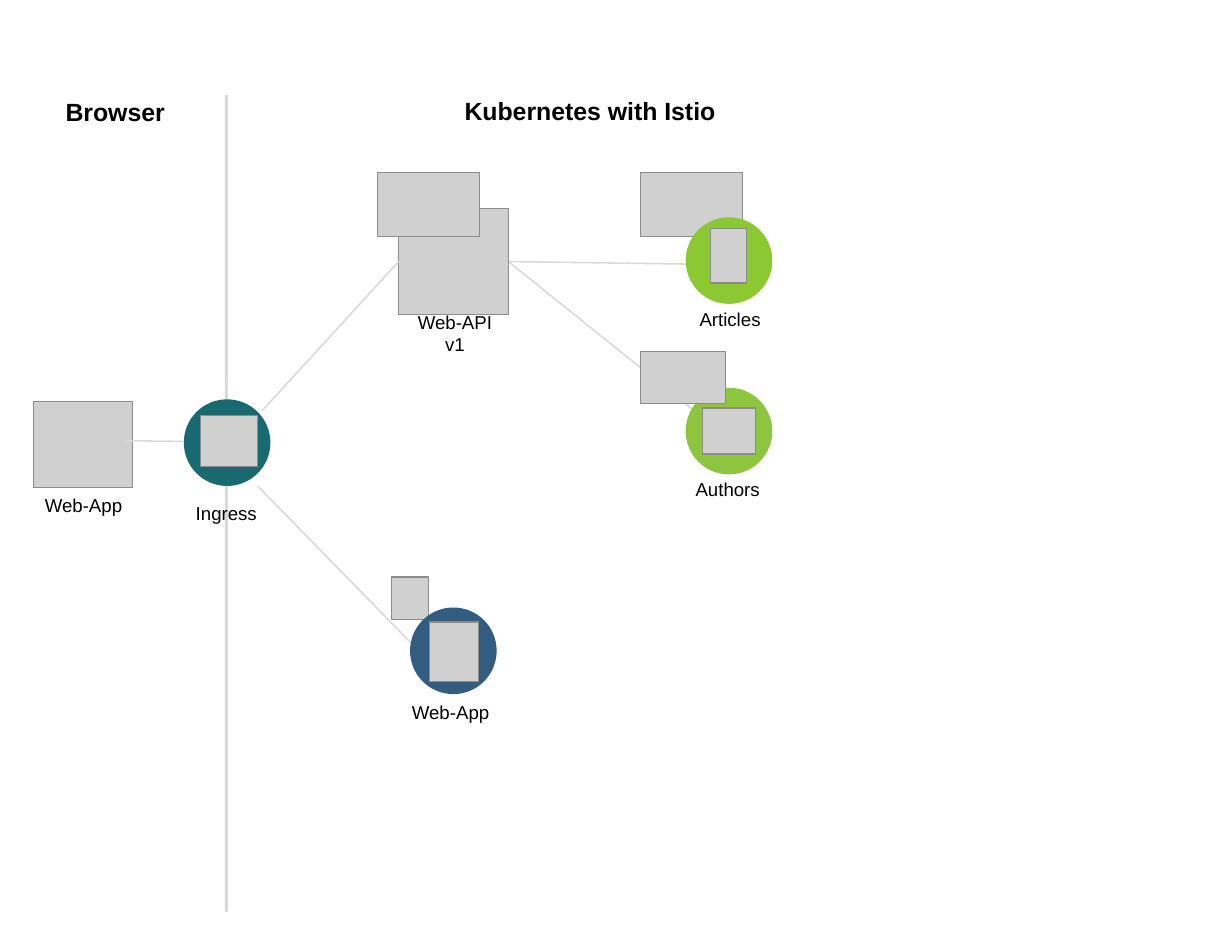
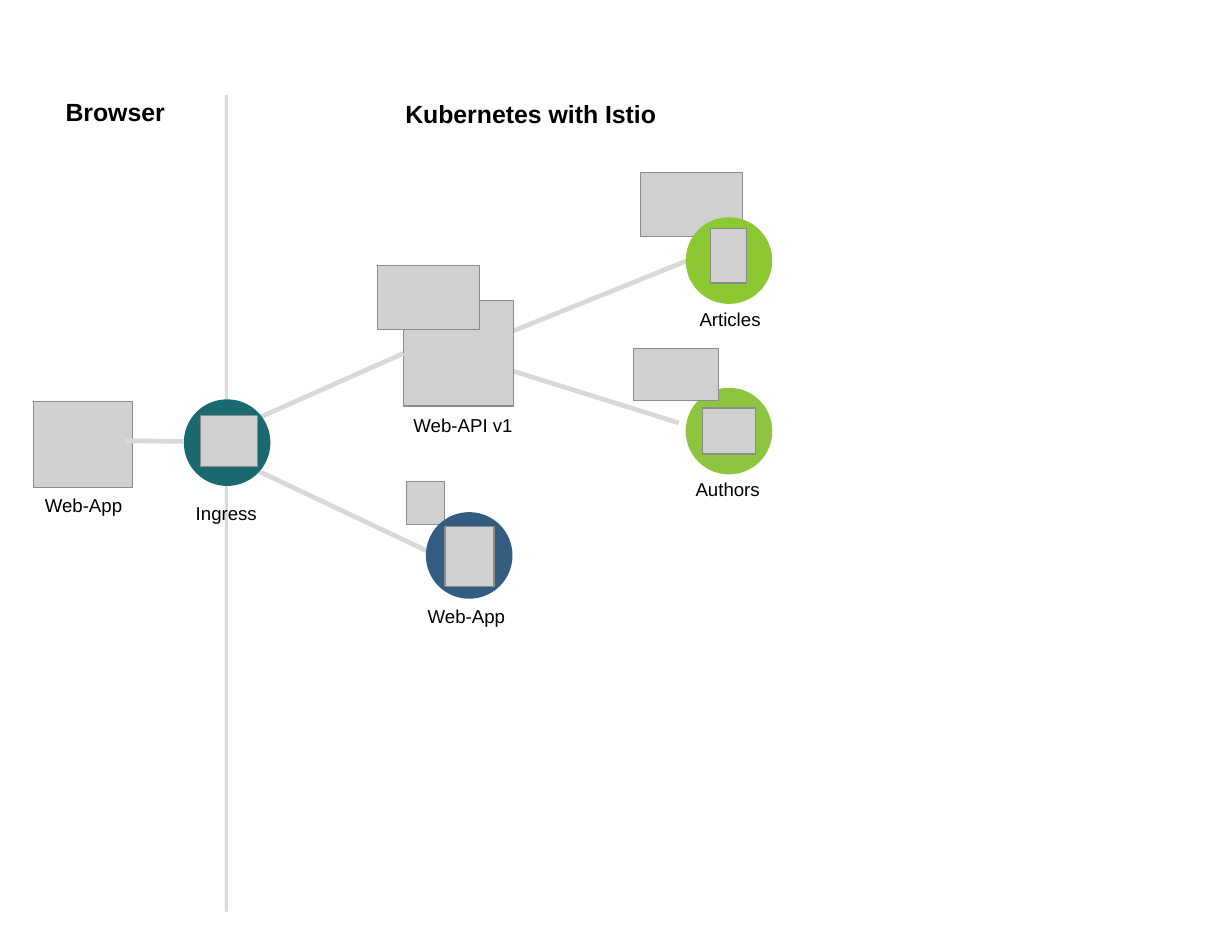
Before and after one commit to IBM/cloud-native-starter, a slide deck: slide 3 of workshop/images/architecture.pptx. Drawn at 1232x952 pixels with LibreOffice and Linux fonts; fonts in the diff are those of the drawing; grey boxes stand for pictures. Boxes give left, top, right and bottom in pixels: in the first picture for what was removed or moved away, otherwise in the second. Text is boxed around its words. In the diff, an @@ line names an element or a change of style, - is before the commit and + after.

```diff
--- a/workshop/images/architecture.pptx
+++ b/workshop/images/architecture.pptx
@@ text "Kubernetes with Istio": place and size @@
-text "Kubernetes with Istio" at bbox=[465, 102, 715, 121]
+text "Kubernetes with Istio" at bbox=[405, 105, 656, 124]
@@ picture: place and size @@
-picture at bbox=[377, 172, 479, 236]
+picture at bbox=[377, 265, 479, 329]
@@ line moved from (726, 264) - (508, 262) to (689, 260) - (468, 349) @@
@@ line (689, 260) - (468, 349): stroke #D9D9D9 1 pt to #D9D9D9 3 pt @@
@@ picture: place and size @@
-picture at bbox=[399, 209, 508, 315]
+picture at bbox=[403, 300, 513, 405]
@@ line moved from (262, 410) - (399, 262) to (231, 430) - (403, 353) @@
@@ line (231, 430) - (403, 353): stroke #D9D9D9 1 pt to #D9D9D9 3 pt @@
@@ line moved from (508, 262) - (728, 438) to (461, 355) - (679, 423) @@
@@ line (461, 355) - (679, 423): stroke #D9D9D9 1 pt to #D9D9D9 3 pt @@
@@ picture: place and size @@
-picture at bbox=[641, 352, 726, 403]
+picture at bbox=[634, 348, 719, 400]
@@ text at bbox=[413, 418, 513, 433]: text changed @@
-Web-API
-v1
+Web-API v1
@@ line (125, 440) - (184, 441): stroke #D9D9D9 1 pt to #D9D9D9 3 pt @@
@@ line moved from (258, 486) - (411, 643) to (259, 472) - (429, 552) @@
@@ line (259, 472) - (429, 552): stroke #D9D9D9 1 pt to #D9D9D9 3 pt @@
@@ 2 pictures, 1 text, 1 freeform shape: place and size @@
-2 pictures, 1 text, 1 freeform shape at bbox=[391, 577, 496, 723]
+2 pictures, 1 text, 1 freeform shape at bbox=[407, 482, 512, 627]
```
Also in this commit, not shown: 2 other slides changed, 1 slide added, 16 other files.
